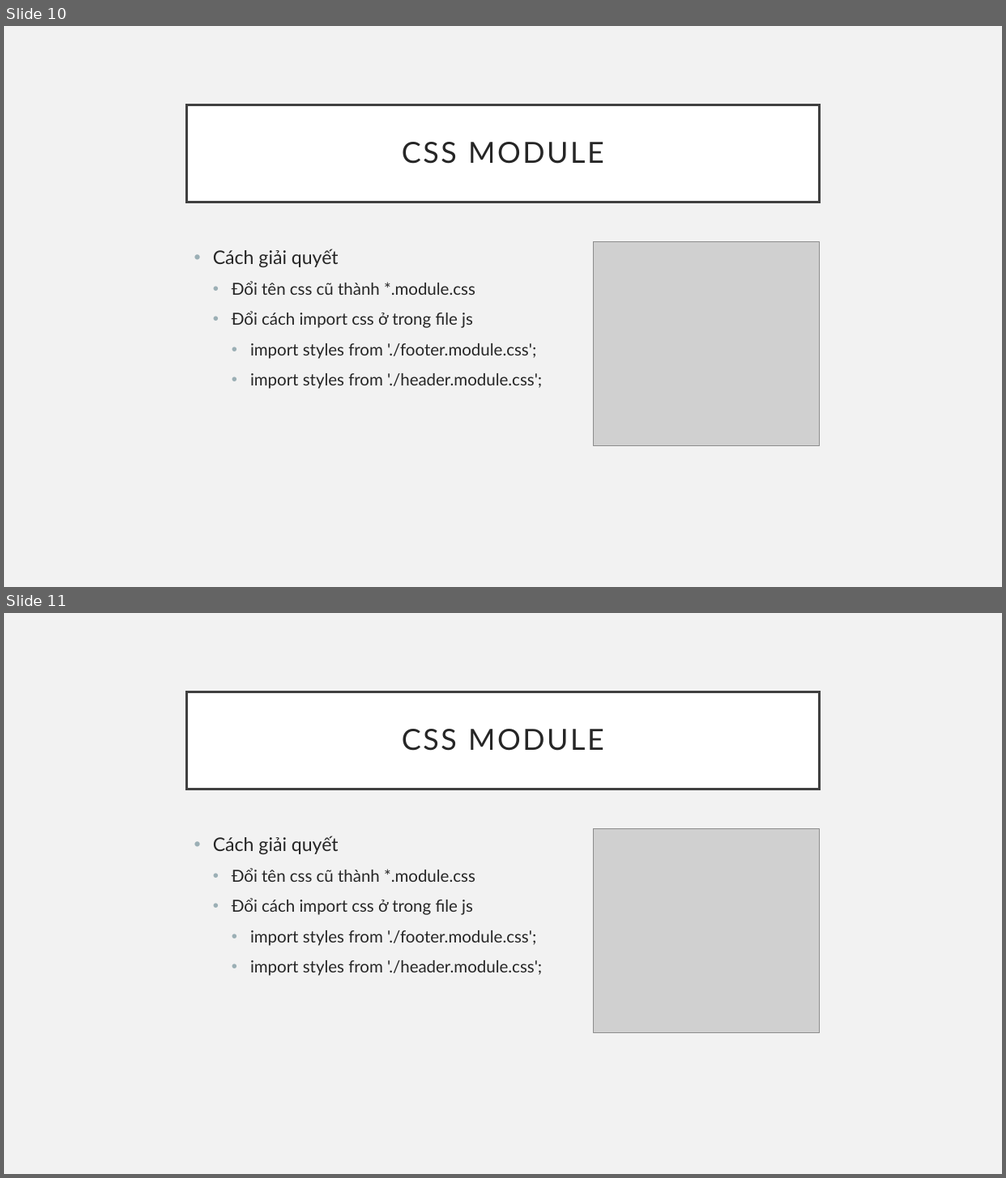
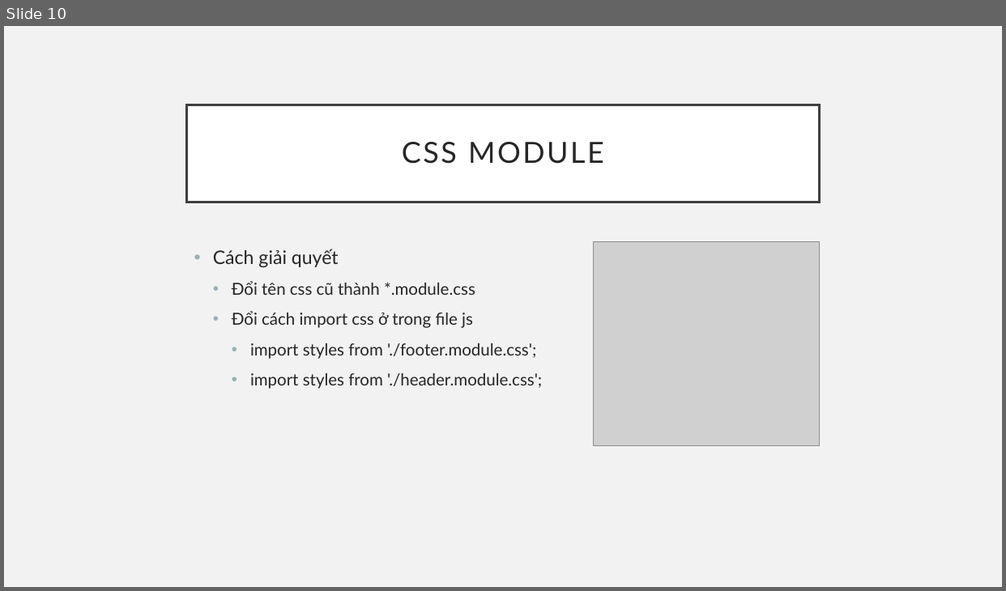
Before and after one commit to sobbingwind/React, a slide deck: 27_Use CSS.pptx. Shown one above the other, each under a label of ours: slides 10 and 11 before the commit, slide 10 after it. The pictures are 1006x1178 and 1006x591 pixels, drawn with LibreOffice and Linux fonts; fonts in the diff are those of the drawing; grey boxes stand for pictures. Boxes give left, top, right and bottom in pixels: in the first picture for what was removed or moved away, otherwise in the second. Text is boxed around its words. In the diff, an @@ line names an element or a change of style, - is before the commit and + after.

```diff
--- a/27_Use CSS.pptx
+++ b/27_Use CSS.pptx
@@ slide 11 removed at (4, 613, 1002, 1174), background #F2F2F2 @@
@@ title removed at (187, 692, 819, 789) @@
-CSS MODULE
@@ picture removed at (593, 828, 819, 1033) @@
@@ text removed at (213, 836, 542, 976) @@
-• Cách giải quyết
-  • Đổi tên css cũ thành *.module.css
-  • Đổi cách import css ở trong file js
-    • import styles from './footer.module.css';
-    • import styles from './header.module.css';
```
Also in this commit, not shown: 7 slides added.
